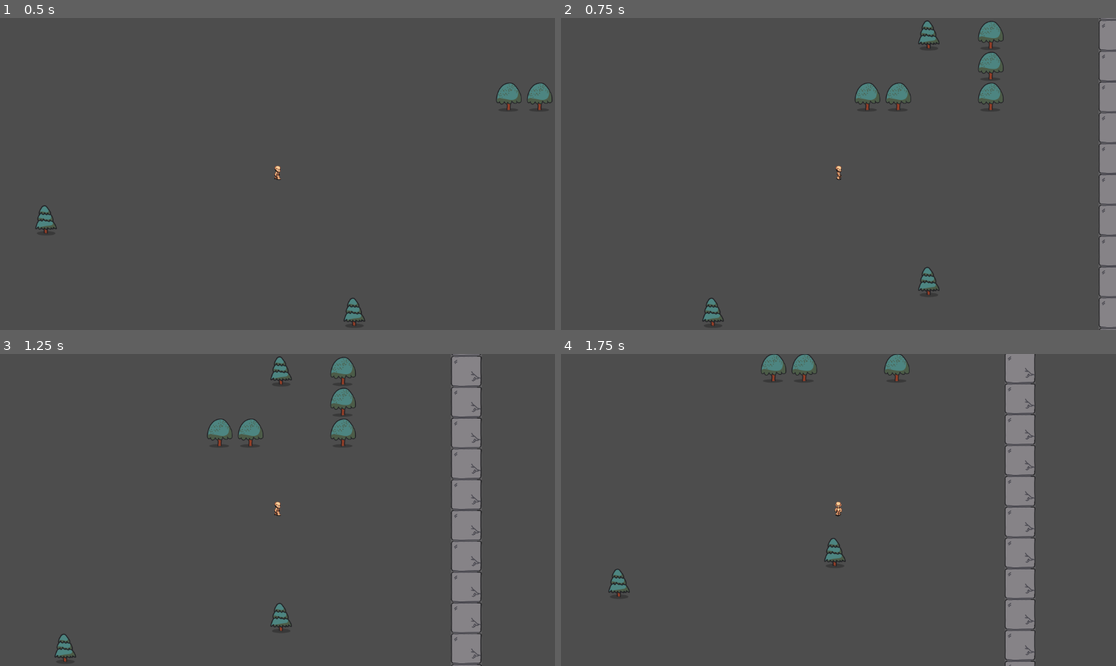
Above: before the commit, frames 1-4 (two rows, left to right).
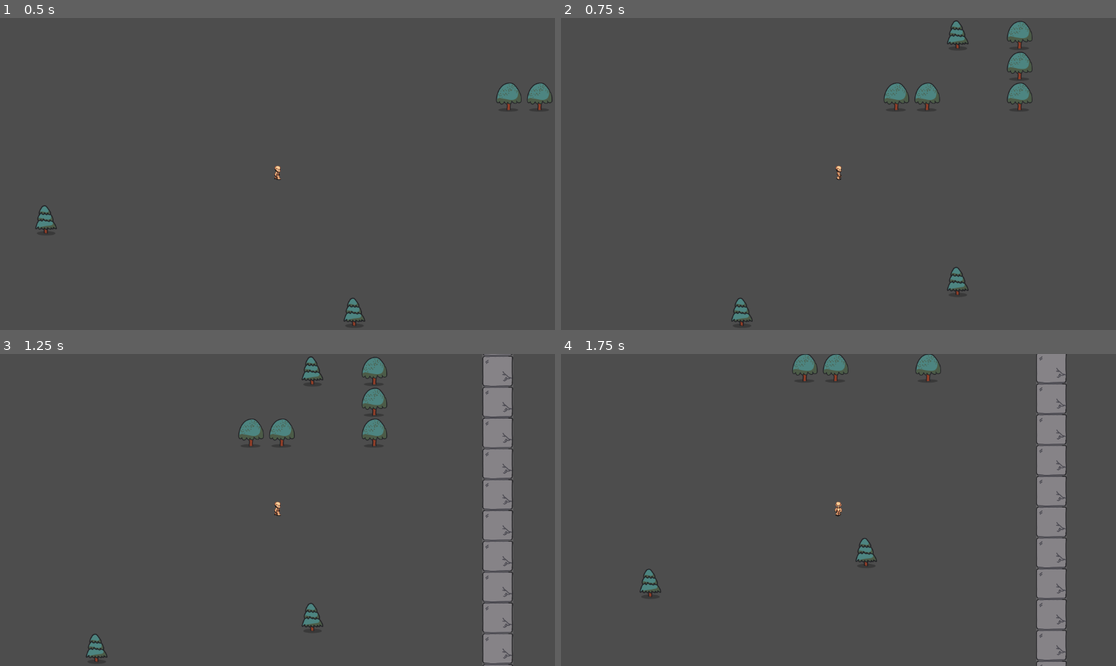
Above: after the commit, the same moments.

Repository: Dill-Lan/roguelite-test
Game: Godot game, scene res://level/test-level/Test-Level.tscn
Two runs of this game, one before a commit and one after it. Both use one fixed random seed, a clock stepped at 60 frames per second and the inputs below.
Inputs:
- Up to frame 1 (0.5 s): no input
- Up to frame 2 (0.75 s): tap Enter at 0.5 s; hold Right (ui_right) from 0.53 s (still down); hold Space (dash) from 0.53 s (still down)
- Up to frame 3 (1.25 s): keep holding Right (ui_right); keep holding Space (dash)
- Up to frame 4 (1.75 s): release Right (ui_right) at 1.28 s; release Space (dash) at 1.28 s; hold Down (ui_down) from 1.28 s (still down); tap Space (dash) at 1.35 s

Frame 1 is identical in both runs. In frame 2, 5.4% of the frame differs, in the area x 25-100%, y 0-100%; in frame 3, 12%, in the area x 9-93%, y 0-100%; in frame 4, 11%.

Commit message:
Lock direction when dashing to current direction upon execution

Diff:
--- a/ability/data/Dash.gd
+++ b/ability/data/Dash.gd
@@ -1,18 +1,20 @@
 class_name Dash extends Ability
 
-const _DASH_SPEED_MULTIPLIER = 7
+const _DASH_SPEED_MULTIPLIER = 6
 
-var _dash_time_remaining = 0.0
+var _velocity_snapshot: Vector2 = Vector2(0, 0)
+var _dash_time_remaining: float = 0.0
 
 func _init(_type: Ability.Type, _metadata: AbilityMetadata):
 	super(_type, _metadata)
 
 func execute(player: CharacterBody2D):
+	_velocity_snapshot = player.velocity
 	_dash_time_remaining = 0.2
 	pass
 
 func cycle(player: CharacterBody2D, delta: float):
 	if _dash_time_remaining > 0:
 		_dash_time_remaining -= delta
-		player.velocity = player.velocity.normalized() * Constants.PLAYER_SPEED * _DASH_SPEED_MULTIPLIER
+		player.velocity = _velocity_snapshot.normalized() * Constants.PLAYER_SPEED * _DASH_SPEED_MULTIPLIER
 	pass
